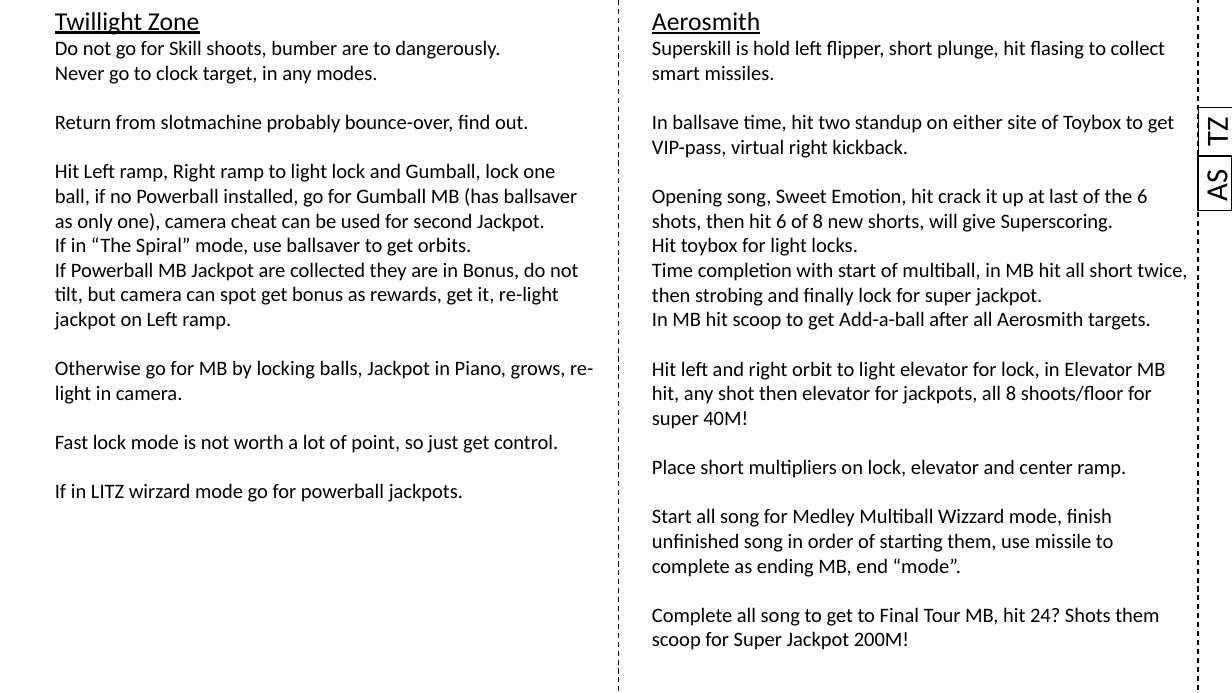
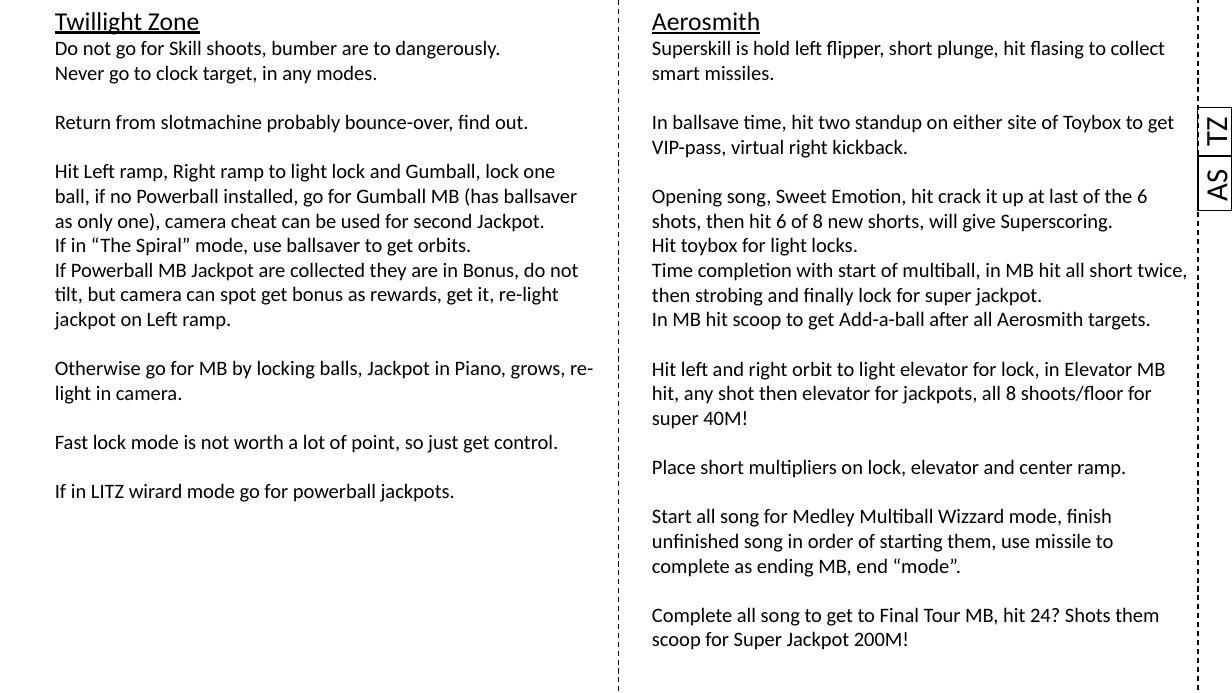
Before and after one commit to karstenbolge/PB, a slide deck: slide 6 of PB.pptx. Drawn at 1232x693 pixels with LibreOffice and Linux fonts; fonts in the diff are those of the drawing. Boxes give left, top, right and bottom in pixels: in the first picture for what was removed or moved away, otherwise in the second. Text is boxed around its words. In the diff, an @@ line names an element or a change of style, - is before the commit and + after.

```diff
--- a/PB.pptx
+++ b/PB.pptx
@@ text at [55, 483, 455, 502]: text changed @@
-If in LITZ wirzard mode go for powerball jackpots.
+If in LITZ wirard mode go for powerball jackpots.
```
Also in this commit, not shown: 1 other slide changed, 2 slides added.
